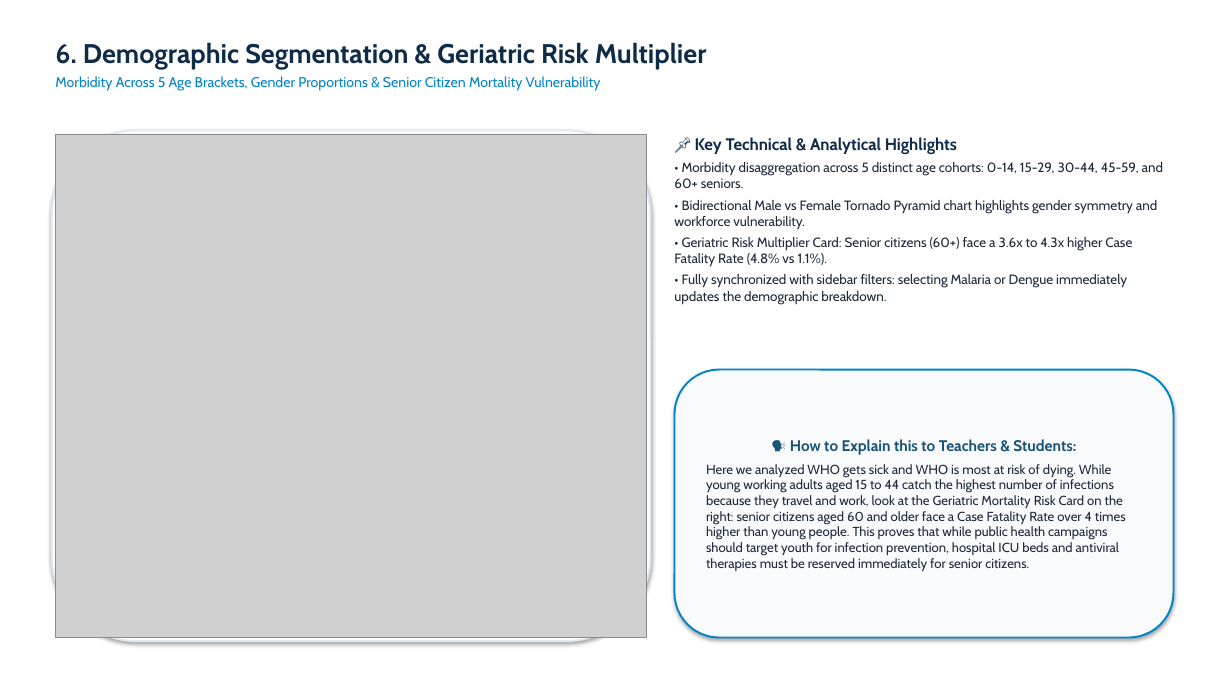
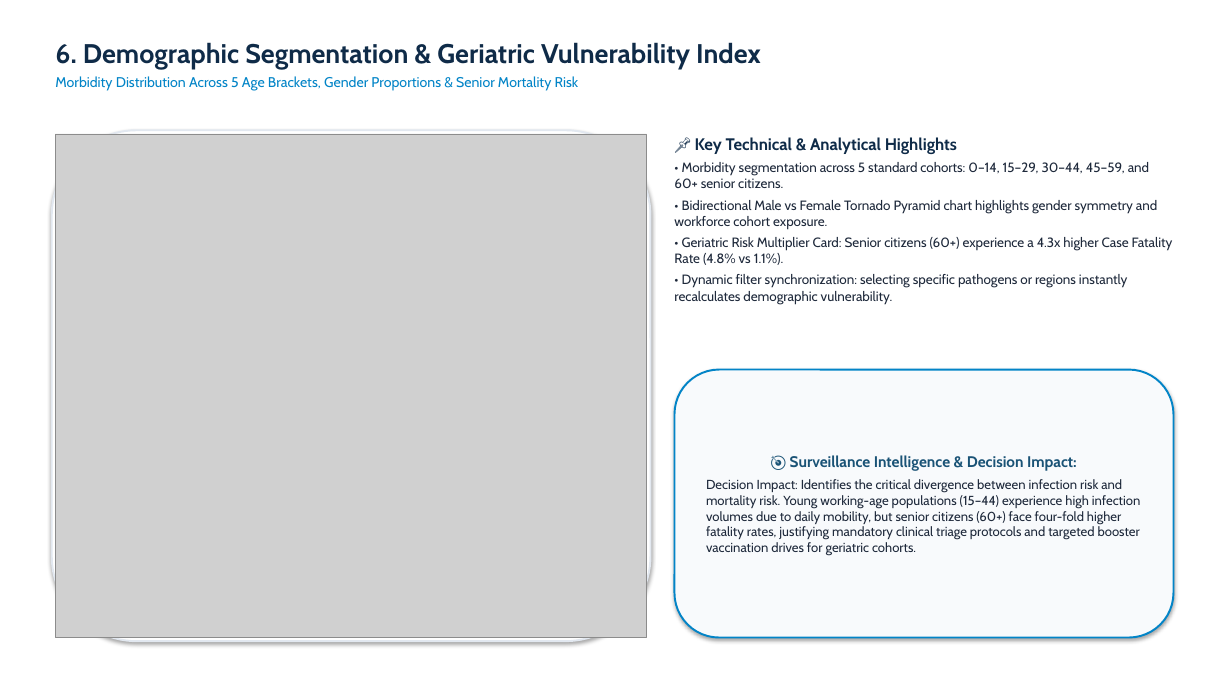
Before and after one commit to Argjain/2500320140031-disease-trend-analysis., a slide deck: slide 7 of docs/18_ArgJain_DiseaseTrendAnalysis_Presentation.pptx. Drawn at 1232x693 pixels with LibreOffice and Linux fonts; fonts in the diff are those of the drawing; grey boxes stand for pictures. Boxes give left, top, right and bottom in pixels: in the first picture for what was removed or moved away, otherwise in the second. Text is boxed around its words. In the diff, an @@ line names an element or a change of style, - is before the commit and + after.

```diff
--- a/docs/18_ArgJain_DiseaseTrendAnalysis_Presentation.pptx
+++ b/docs/18_ArgJain_DiseaseTrendAnalysis_Presentation.pptx
@@ text at [55, 42, 761, 91]: text changed @@
-6. Demographic Segmentation & Geriatric Risk Multiplier
-Morbidity Across 5 Age Brackets, Gender Proportions & Senior Citizen Mortality Vulnerability
+6. Demographic Segmentation & Geriatric Vulnerability Index
+Morbidity Distribution Across 5 Age Brackets, Gender Proportions & Senior Mortality Risk
@@ text at [674, 162, 1173, 304]: text changed @@
-• Morbidity disaggregation across 5 distinct age cohorts: 0-14, 15-29, 30-44, 45-59, and 60+ seniors.
-• Bidirectional Male vs Female Tornado Pyramid chart highlights gender symmetry and workforce vulnerability.
-• Geriatric Risk Multiplier Card: Senior citizens (60+) face a 3.6x to 4.3x higher Case Fatality Rate (4.8% vs 1.1%).
-• Fully synchronized with sidebar filters: selecting Malaria or Dengue immediately updates the demographic breakdown.
+• Morbidity segmentation across 5 standard cohorts: 0–14, 15–29, 30–44, 45–59, and 60+ senior citizens.
+• Bidirectional Male vs Female Tornado Pyramid chart highlights gender symmetry and workforce cohort exposure.
+• Geriatric Risk Multiplier Card: Senior citizens (60+) experience a 4.3x higher Case Fatality Rate (4.8% vs 1.1%).
+• Dynamic filter synchronization: selecting specific pathogens or regions instantly recalculates demographic vulnerability.
@@ text in rounded rectangle at [706, 455, 1141, 556]: text changed @@
-🗣️ How to Explain this to Teachers & Students:
-Here we analyzed WHO gets sick and WHO is most at risk of dying. While young working adults aged 15 to 44 catch the highest number of infections because they travel and work, look at the Geriatric Mortality Risk Card on the right: senior citizens aged 60 and older face a Case Fatality Rate over 4 times higher than young people. This proves that while public health campaigns should target youth for infection prevention, hospital ICU beds and antiviral therapies must be reserved immediately for senior citizens.
+🎯 Surveillance Intelligence & Decision Impact:
+Decision Impact: Identifies the critical divergence between infection risk and mortality risk. Young working-age populations (15–44) experience high infection volumes due to daily mobility, but senior citizens (60+) face four-fold higher fatality rates, justifying mandatory clinical triage protocols and targeted booster vaccination drives for geriatric cohorts.
```
Also in this commit, not shown: 11 other slides changed, 2 slides added, 2 slides removed, 19 other files.
